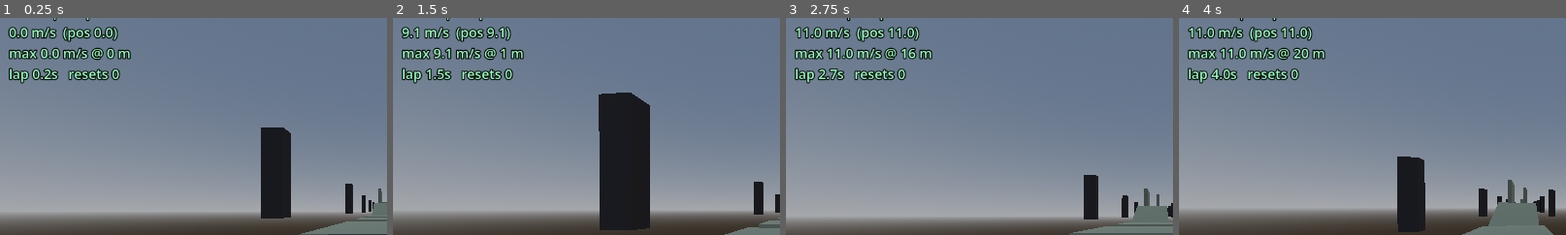
Above: before the commit, frames 1-4 (left to right).
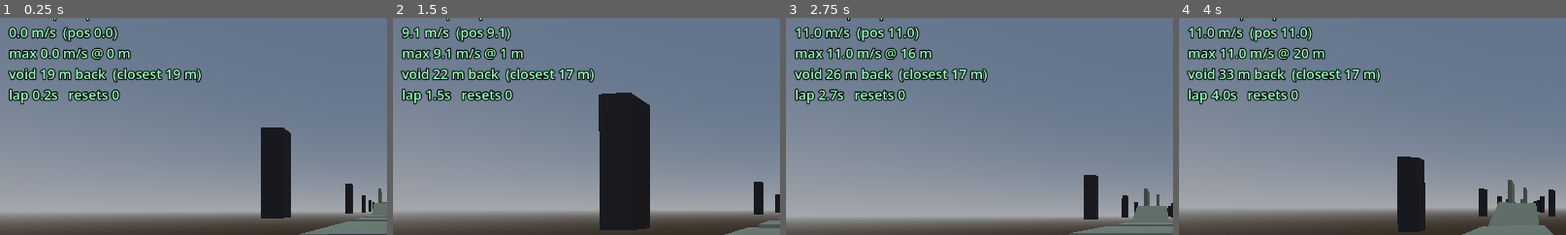
Above: after the commit, the same moments.

Repository: Crawford-Young/what-is-dark
Game: Godot game, scene res://scenes/slice.tscn
Same seed, same stepped clock (60 frames per second), same inputs: the game is played once before the commit and once after it.
Inputs (mouse positions are % of the whole screen's width and height, from its top left):
- Up to frame 1 (0.25 s): no input
- Up to frame 2 (1.5 s): tap Enter at 0.5 s; move the mouse to (55, 50) at 0.52 s; hold Q (glance) 0.53-1.28 s; hold W (move_forward) from 0.53 s (still down); click (55, 50) at 0.67 s; tap Space (jump) at 0.77 s; move the mouse to (45, 50) at 1.27 s; tap Shift at 1.35 s
- Up to frame 3 (2.75 s): keep holding W (move_forward); tap Space (jump) at 1.52 s; move the mouse to (52, 48) at 2.02 s; tap Alt at 2.1 s
- Up to frame 4 (4 s): keep holding W (move_forward); move the mouse to (49, 52) at 2.77 s; tap Ctrl at 2.85 s; click (49, 52) at 2.92 s; tap Space (jump) at 3.02, 3.77 s; move the mouse to (57, 51) at 3.52 s; tap R at 3.6 s
The pictures show only the part of the screen within x 0-50%, y 6-55%; the shares and areas given below are measured in that part.

The runs differ from the first frame. In frame 1, 3.2% of the frame differs, in the area x 2-53%, y 22-40%; in frame 2, 3.1%; in frame 3, 3.1%; in frame 4, 3.1%.

Commit message:
chore: track void gap in run telemetry
Co-Authored-By: Claude Fable 5 <noreply@anthropic.com>

Diff:
--- a/scripts/telemetry.gd
+++ b/scripts/telemetry.gd
@@ -17,7 +17,7 @@
 const ZONE_BOUNDS: Array[float] = [600.0, 1200.0, 1795.0]
 const ZONE_NAMES: Array[String] = ["Shame", "Grief", "Depression"]
 const SPEED_WINDOW := 6  ## ticks spanned by the position-delta speed measurement
-const CSV_HEADER := "tick,t_s,progress_m,v_engine,v_pos,y,on_floor,frozen,loop"
+const CSV_HEADER := "tick,t_s,progress_m,v_engine,v_pos,y,on_floor,frozen,loop,void_m,void_gap_m"
 
 @onready var _label: Label = $Label
 
@@ -31,6 +31,8 @@
 var _splits: PackedStringArray = []
 var _max_speed := 0.0
 var _max_speed_at := 0.0
+var _min_void_gap := INF
+var _min_void_gap_at := 0.0
 var _resets := 0
 var _was_frozen := false
 var _last_loop := 0
@@ -63,9 +65,15 @@
 		_resets += 1
 	_was_frozen = _player.frozen
 
+	var void_progress := _slice.void_logic.progress
+	var void_gap := progress - void_progress
+
 	if not _player.frozen and v_engine > _max_speed:
 		_max_speed = v_engine
 		_max_speed_at = progress
+	if not _player.frozen and void_gap < _min_void_gap:
+		_min_void_gap = void_gap
+		_min_void_gap_at = progress
 
 	while _next_zone < ZONE_BOUNDS.size() and progress >= ZONE_BOUNDS[_next_zone]:
 		_splits.append("%s %.1fs" % [ZONE_NAMES[_next_zone], _lap_seconds()])
@@ -75,11 +83,12 @@
 		_finish_lap()
 		_last_loop = loop
 
-	_rows.append("%d,%.4f,%.3f,%.4f,%.4f,%.3f,%d,%d,%d" % [
+	_rows.append("%d,%.4f,%.3f,%.4f,%.4f,%.3f,%d,%d,%d,%.3f,%.3f" % [
 		_tick, _tick * delta, progress, v_engine, v_pos, pos.y,
 		1 if _player.is_on_floor() else 0, 1 if _player.frozen else 0, loop,
+		void_progress, void_gap,
 	])
-	_update_label(progress, v_engine, v_pos, loop)
+	_update_label(progress, v_engine, v_pos, loop, void_gap)
 
 
 ## Horizontal speed from position deltas across the whole window — immune to the
@@ -99,8 +108,9 @@
 func _finish_lap() -> void:
 	var tick_seconds := _lap_seconds()
 	var wall_seconds := (Time.get_ticks_msec() - _lap_msec_start) / 1000.0
-	print("[telemetry] LAP %d — tick-clock %.2fs · wall-clock %.2fs · splits %s · max %.2f m/s at %.0f m · resets %d" % [
-		_run_index, tick_seconds, wall_seconds, ", ".join(_splits), _max_speed, _max_speed_at, _resets,
+	print("[telemetry] LAP %d — tick-clock %.2fs · wall-clock %.2fs · splits %s · max %.2f m/s at %.0f m · closest void %.0f m at %.0f m · resets %d" % [
+		_run_index, tick_seconds, wall_seconds, ", ".join(_splits), _max_speed, _max_speed_at,
+		_min_void_gap, _min_void_gap_at, _resets,
 	])
 	_write_csv()
 	_run_index += 1
@@ -110,6 +120,8 @@
 	_splits = PackedStringArray()
 	_max_speed = 0.0
 	_max_speed_at = 0.0
+	_min_void_gap = INF
+	_min_void_gap_at = 0.0
 	_resets = 0
 	_rows = PackedStringArray([CSV_HEADER])
 
@@ -125,10 +137,10 @@
 	print("[telemetry] wrote ", ProjectSettings.globalize_path(path), " (", _rows.size() - 1, " ticks)")
 
 
-func _update_label(progress: float, v_engine: float, v_pos: float, loop: int) -> void:
-	_label.text = "%.1f m  |  loop %d\n%.1f m/s  (pos %.1f)\nmax %.1f m/s @ %.0f m\nlap %.1fs   resets %d\n%s" % [
+func _update_label(progress: float, v_engine: float, v_pos: float, loop: int, void_gap: float) -> void:
+	_label.text = "%.1f m  |  loop %d\n%.1f m/s  (pos %.1f)\nmax %.1f m/s @ %.0f m\nvoid %.0f m back  (closest %.0f m)\nlap %.1fs   resets %d\n%s" % [
 		progress, loop, v_engine, v_pos, _max_speed, _max_speed_at,
-		_lap_seconds(), _resets, ", ".join(_splits),
+		void_gap, _min_void_gap, _lap_seconds(), _resets, ", ".join(_splits),
 	]
 
 
